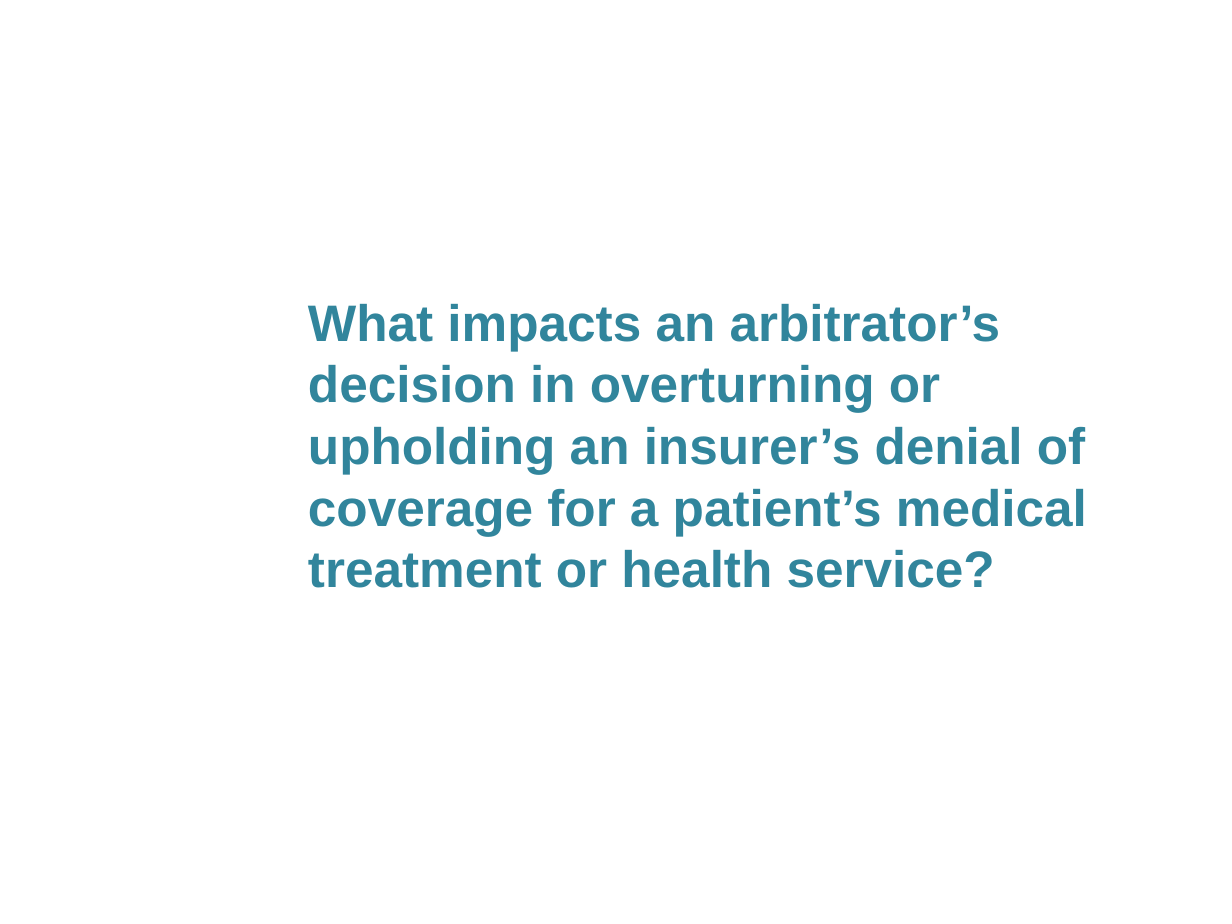
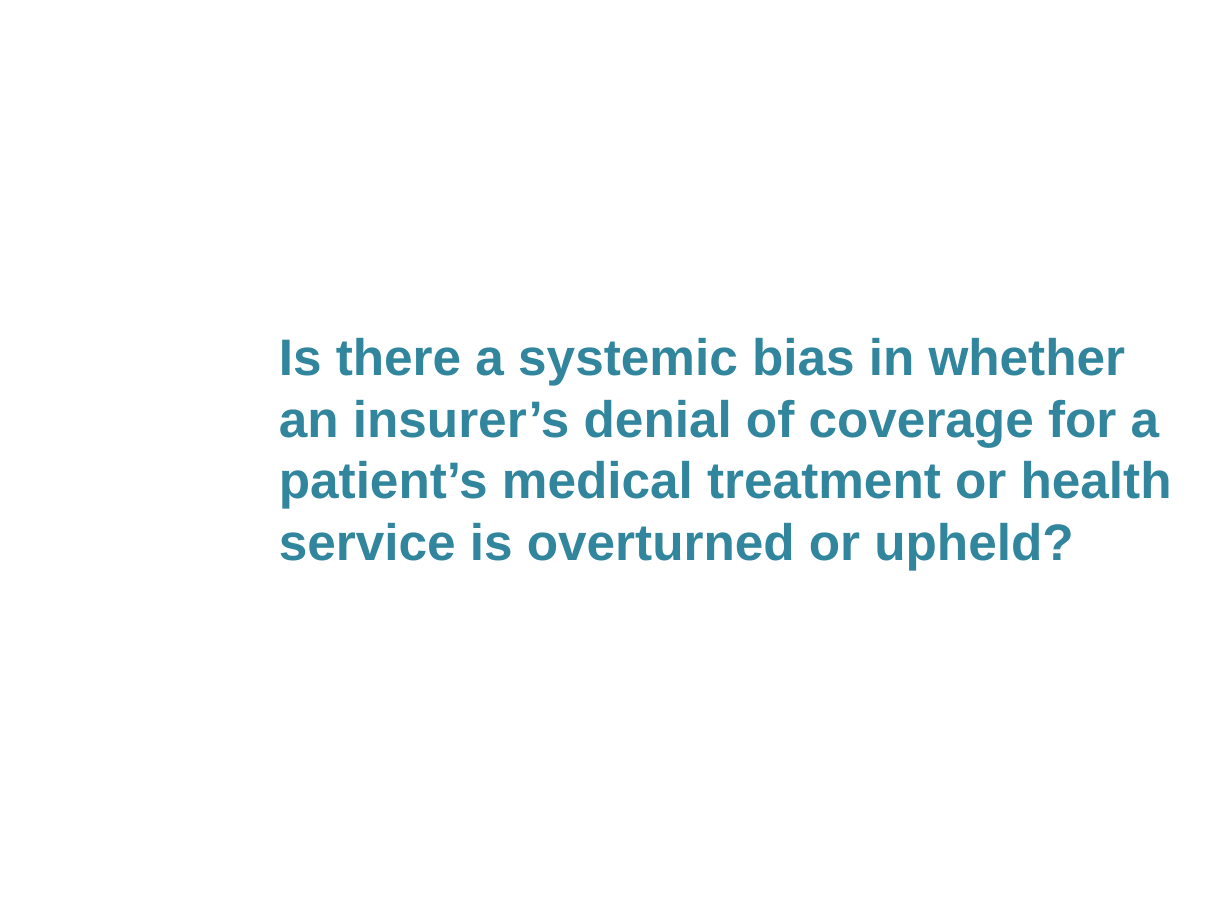
Before and after one commit to Morgan-Sell/Bias-CA-IMR, a slide deck: slide 2 of CA_IMR_v1.pptx. Drawn at 1232x924 pixels with LibreOffice and Linux fonts; fonts in the diff are those of the drawing; background and template pictures are left out. Boxes give left, top, right and bottom in pixels: in the first picture for what was removed or moved away, otherwise in the second. Text is boxed around its words. In the diff, an @@ line names an element or a change of style, - is before the commit and + after.

```diff
--- a/CA_IMR_v1.pptx
+++ b/CA_IMR_v1.pptx
@@ text at [279, 338, 1172, 570]: text changed @@
-What impacts an arbitrator’s decision in overturning or upholding an insurer’s denial of coverage for a patient’s medical treatment or health service?
+Is there a systemic bias in whether an insurer’s denial of coverage for a patient’s medical treatment or health service is overturned or upheld?
```
Also in this commit, not shown: 6 other slides changed, 14 other files.
